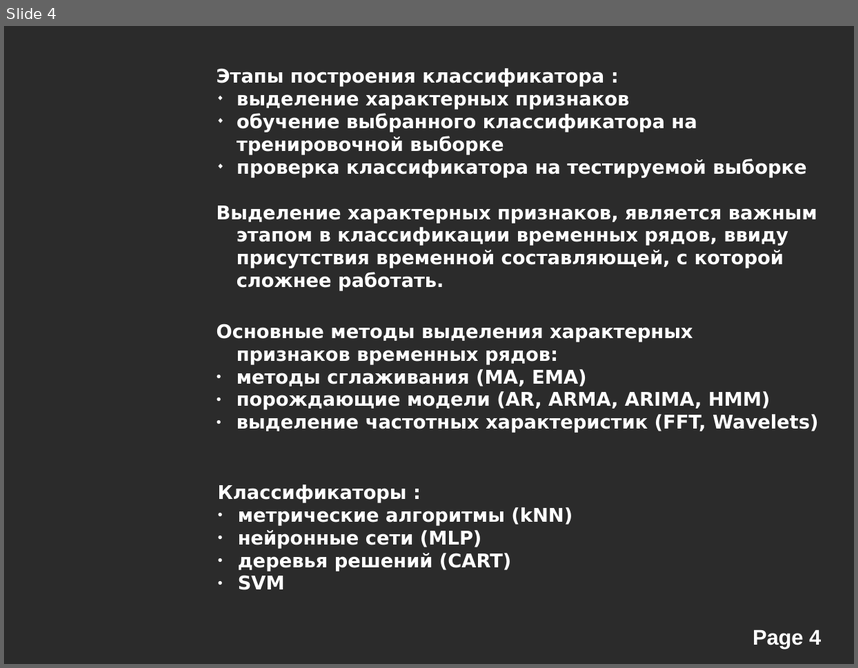
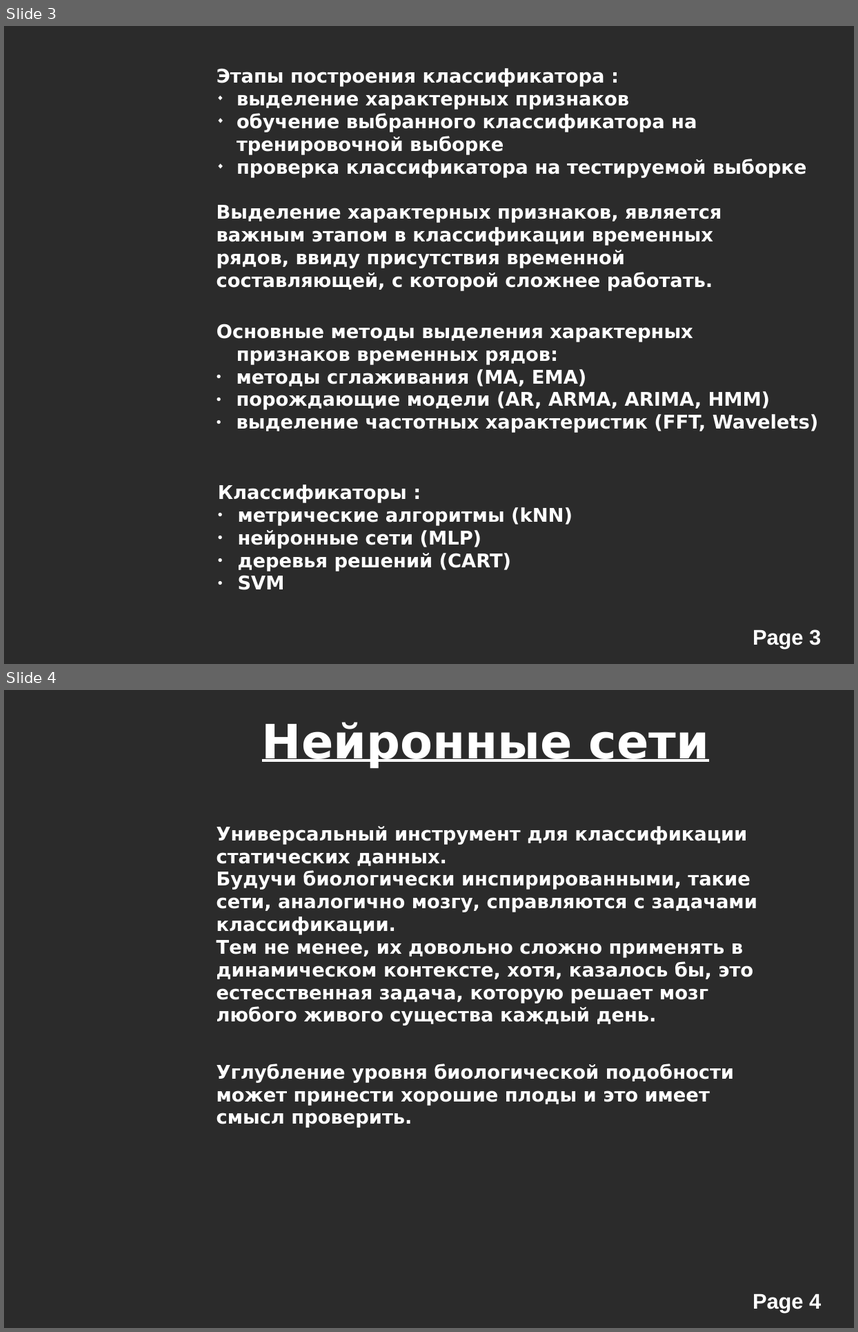
Before and after one commit to alexeyche/alexeyche-junk, a slide deck: cns/doc/conf.ppt. Shown one above the other, each under a label of ours: slide 4 before the commit, slides 3 and 4 after it. The pictures are 858x668 and 858x1332 pixels, drawn with LibreOffice and Linux fonts; fonts in the diff are those of the drawing; background and template pictures are left out; a plain dark background stands for a picture behind light text. Boxes give left, top, right and bottom in pixels: in the first picture for what was removed or moved away, otherwise in the second. Text is boxed around its words. In the diff, an @@ line names an element or a change of style, - is before the commit and + after.

```diff
--- a/cns/doc/conf.ppt
+++ b/cns/doc/conf.ppt
@@ slide 4 added at (4, 690, 854, 1328), background picture (left out); not listed: 1 template element that a slide beside it also shows @@
@@ text added at (262, 722, 709, 769), 40 pt, text #FFFFFF, bold, underline @@
+Нейронные сети
@@ text added at (217, 826, 757, 1025), 16 pt, text #FFFFFF, bold @@
+Универсальный инструмент для классификации статических данных.
+Будучи биологически инспирированными, такие сети, аналогично мозгу, справляются с задачами классификации.
+Тем не менее, их довольно сложно применять в динамическом контексте, хотя, казалось бы, это естесственная задача, которую решает мозг любого живого существа каждый день.
@@ text added at (217, 1063, 734, 1127), 16 pt, text #FFFFFF, bold @@
+Углубление уровня биологической подобности может принести хорошие плоды и это имеет смысл проверить.
@@ what was slide 4 is now slide 3 @@
@@ slide 3 changed as well @@
@@ indent changed in 3 elements at (217, 323, 819, 432), (218, 484, 573, 590), (217, 205, 722, 291) @@
@@ page number at (753, 629, 821, 648): text changed @@
-Page 4
+Page 3
```
Also in this commit, not shown: 3 other slides changed, 6 other slides added, 3 slides removed, 2 other files.
